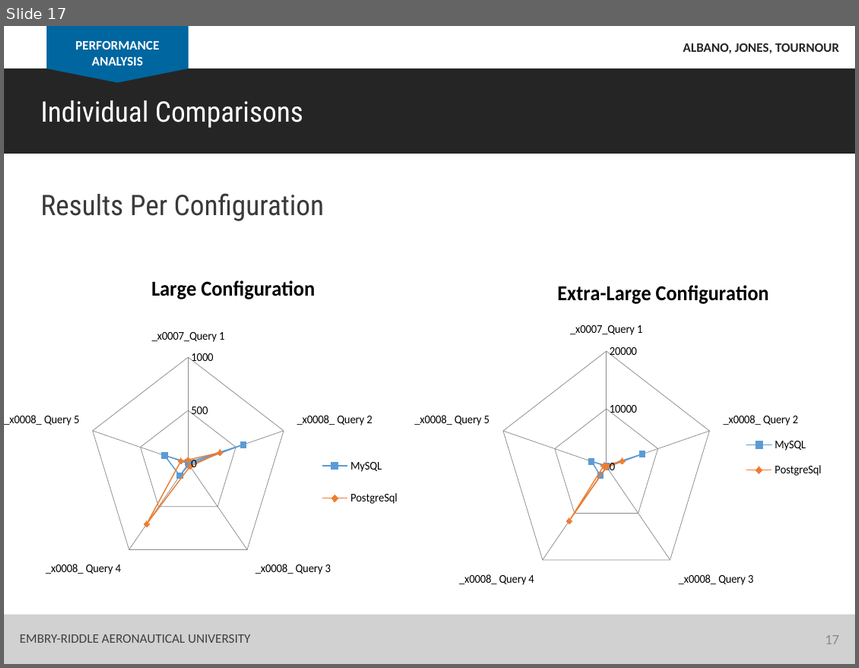
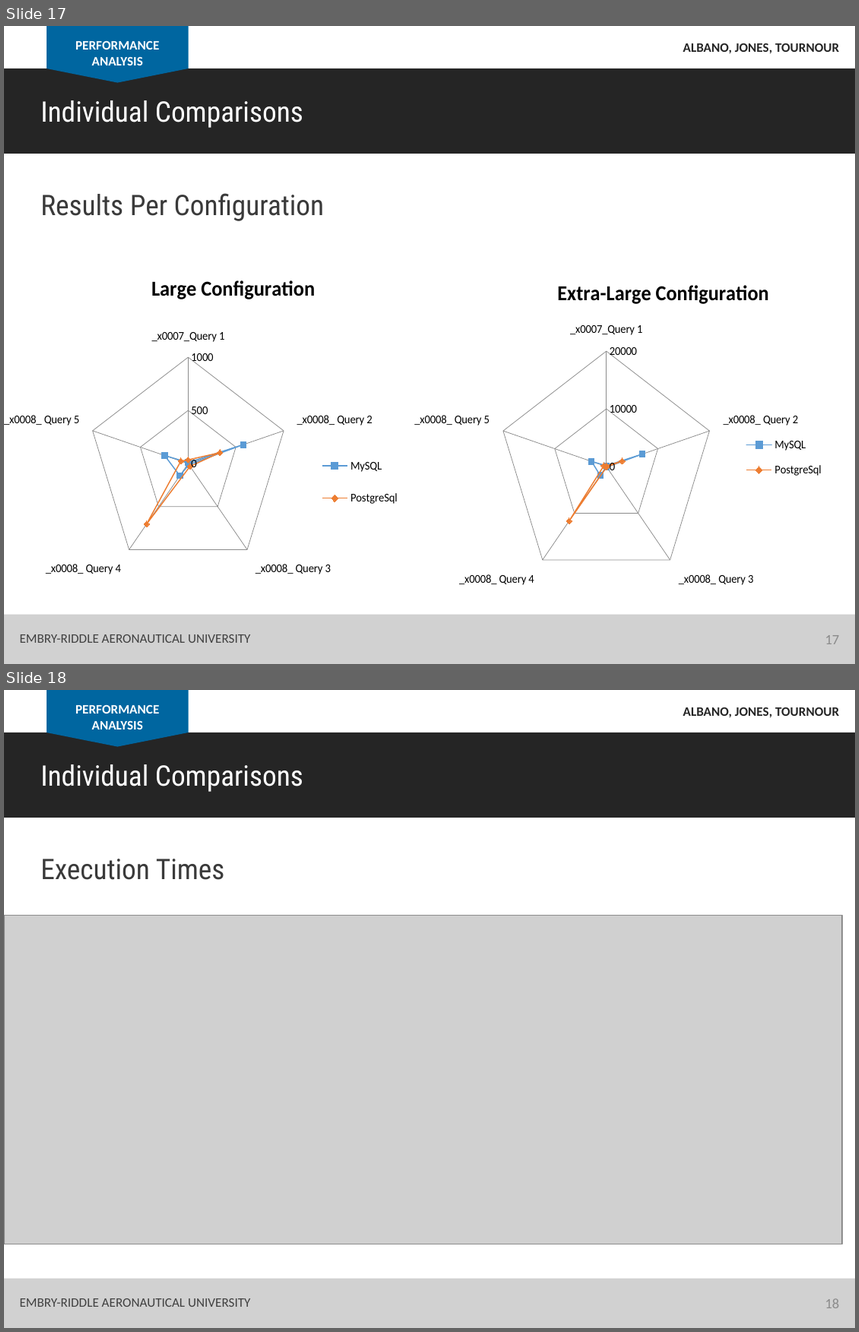
Before and after one commit to albanoj2/se655_final_project, a slide deck: docs/In_class_presentation.pptx. Shown one above the other, each under a label of ours: slide 17 before the commit, slides 17 and 18 after it. The pictures are 859x668 and 859x1332 pixels, drawn with LibreOffice and Linux fonts; fonts in the diff are those of the drawing; grey boxes stand for pictures. Boxes give left, top, right and bottom in pixels: in the first picture for what was removed or moved away, otherwise in the second. Text is boxed around its words. In the diff, an @@ line names an element or a change of style, - is before the commit and + after.

```diff
--- a/docs/In_class_presentation.pptx
+++ b/docs/In_class_presentation.pptx
@@ slide 18 added at box(4, 690, 855, 1328), background #FFFFFF @@
@@ rectangle added at box(47, 690, 189, 733), fill #0066A0 @@
@@ text added at box(75, 704, 159, 730), 11 pt, text #FFFFFF, bold @@
+PERFORMANCE ANALYSIS
@@ text added at box(683, 707, 839, 717), 11 pt, text #252525, bold @@
+ALBANO, JONES, TOURNOUR
@@ rectangle added at box(4, 733, 855, 818), fill #252525 @@
@@ triangle added at box(47, 733, 189, 747), fill #0066A0 @@
@@ text added at box(40, 764, 303, 792), 24 pt, text #FFFFFF @@
+Individual Comparisons
@@ text added at box(40, 859, 225, 880), 24 pt, text #3A3A3A @@
+Execution Times
@@ picture added at box(4, 915, 842, 1244) @@
@@ rectangle added at box(4, 1279, 855, 1328), fill #D1D1D1 @@
@@ text added at box(20, 1299, 250, 1307), 11 pt, text #404040 @@
+EMBRY-RIDDLE AERONAUTICAL UNIVERSITY
@@ page number added at box(826, 1299, 840, 1309), 12 pt, text #8C8C8C @@
+18
```
Also in this commit, not shown: 8 other slides added.
